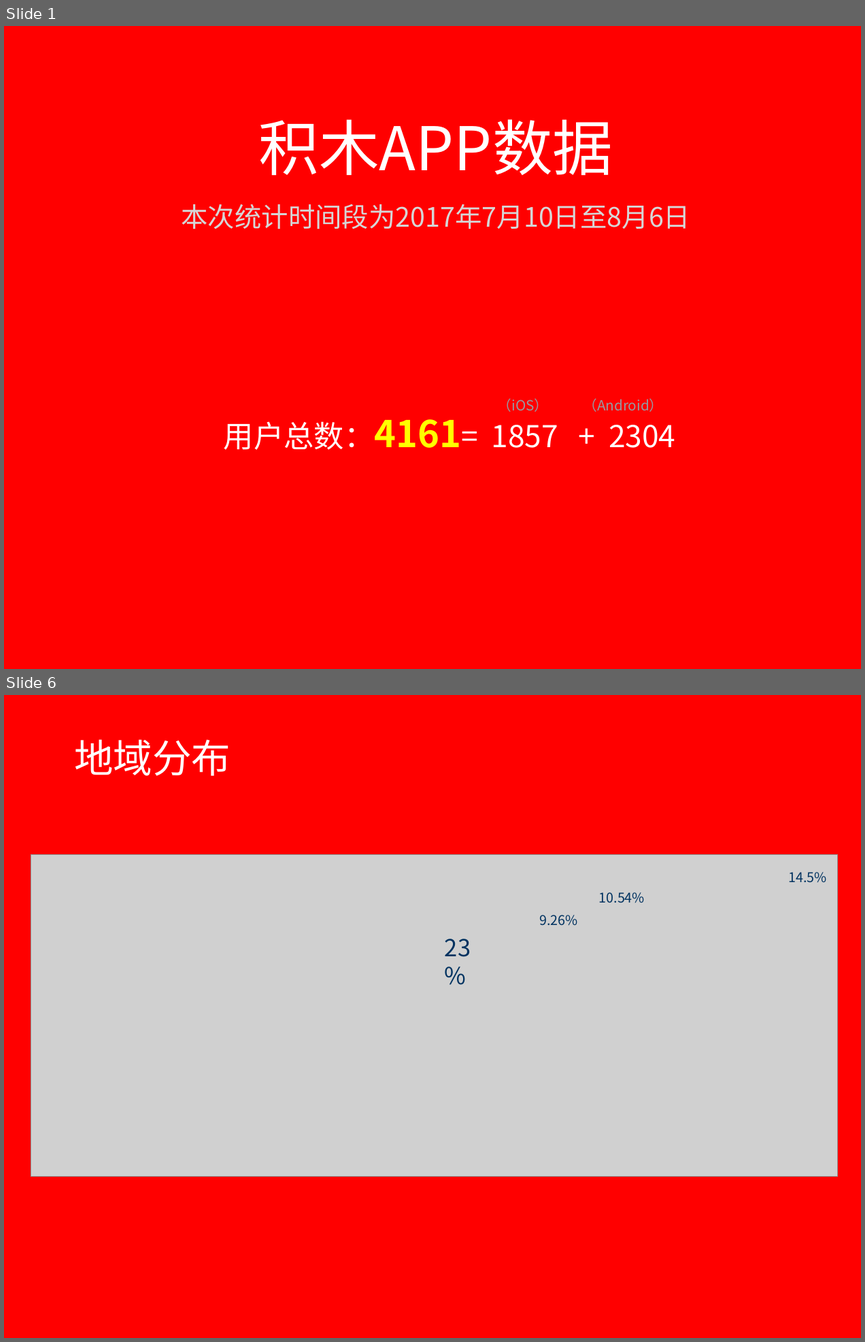
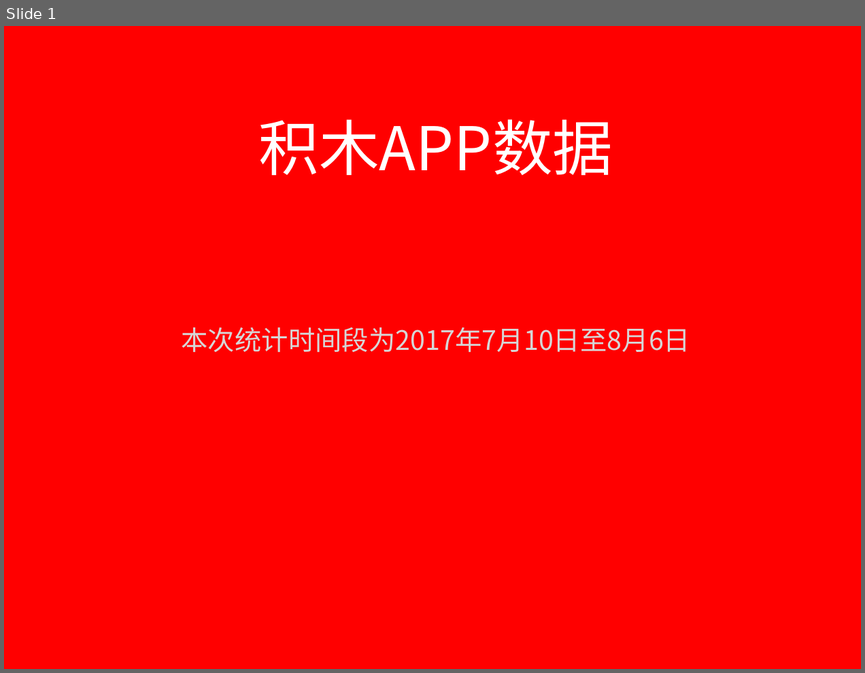
Before and after one commit to kevin0501/go, a slide deck: 需求/过去一个月积木APP数据分析.pptx. Shown one above the other, each under a label of ours: slides 1 and 6 before the commit, slide 1 after it; the slides between them are not shown. The pictures are 865x1342 and 865x673 pixels, drawn with LibreOffice and Linux fonts; fonts in the diff are those of the drawing; grey boxes stand for pictures; background and template pictures are left out. Boxes give left, top, right and bottom in pixels: in the first picture for what was removed or moved away, otherwise in the second. Text is boxed around its words. In the diff, an @@ line names an element or a change of style, - is before the commit and + after.

```diff
--- a/需求/过去一个月积木APP数据分析.pptx
+++ b/需求/过去一个月积木APP数据分析.pptx
@@ slide 6 removed at (4,695,861,1338), background picture (left out) @@
@@ text removed at (74,739,230,776) @@
-地域分布
@@ group removed at (31,855,838,1176): 3 texts, 1 picture @@
-14.5%
-10.54%
-9.26%
@@ text removed at (445,938,470,957) @@
-23%
@@ slide 1 changed as well @@
@@ subtitle "本次统计时间段为2017年7月10日至8月6日": place and size @@
-subtitle "本次统计时间段为2017年7月10日至8月6日" at (181,204,691,229)
+subtitle "本次统计时间段为2017年7月10日至8月6日" at (181,327,691,352)
@@ text removed at (498,398,663,412) @@
-（iOS） （Android）
@@ text removed at (224,419,675,450) @@
-用户总数：4161= 1857 + 2304
```
Also in this commit, not shown: 2 other slides changed, 3 slides added, 3 other slides removed.
